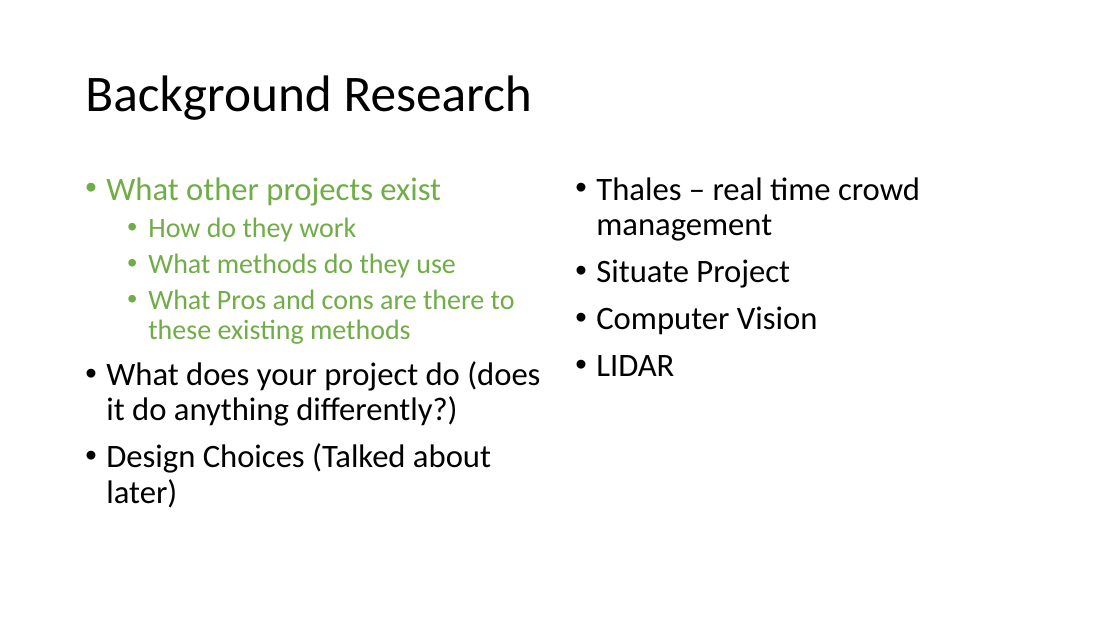
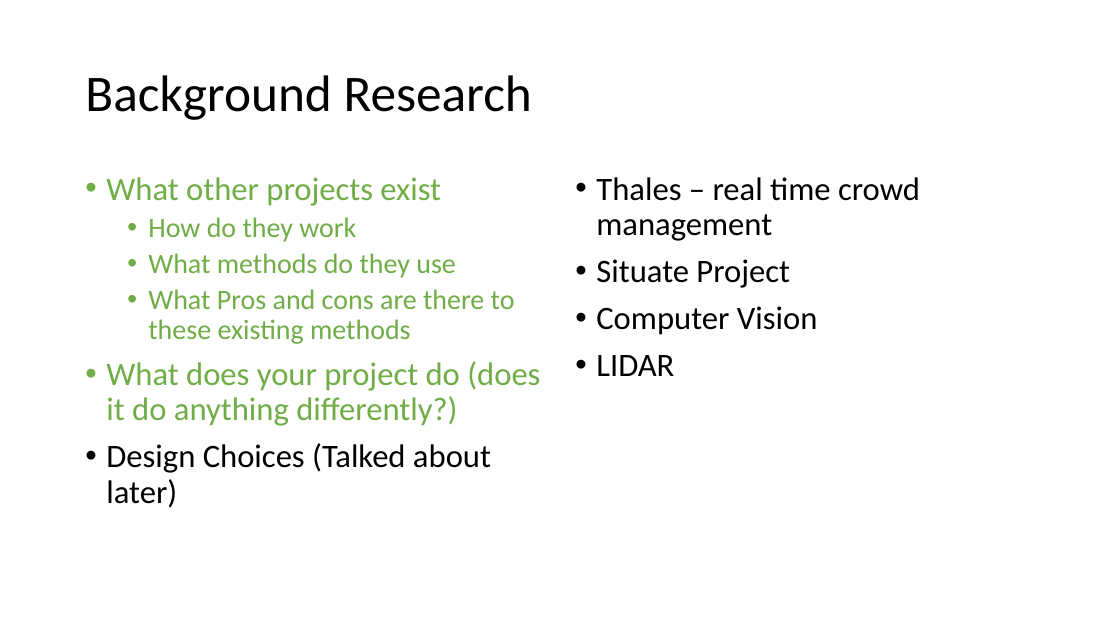
Before and after one commit to Morganplant/Crowd-Detection-System-Docs, a slide deck: slide 3 of Report Topics.pptx. Drawn at 1120x630 pixels with LibreOffice and Linux fonts; fonts in the diff are those of the drawing. Boxes give left, top, right and bottom in pixels: in the first picture for what was removed or moved away, otherwise in the second. Text is boxed around its words. In the diff, an @@ line names an element or a change of style, - is before the commit and + after.

```diff
--- a/Report Topics.pptx
+++ b/Report Topics.pptx
@@ text at bbox=[106, 361, 540, 426]: text colour #000000 to #70AD47 in "What does your project do (does it ..." @@
```
Also in this commit, not shown: 2 other slides changed, 5 other files.
